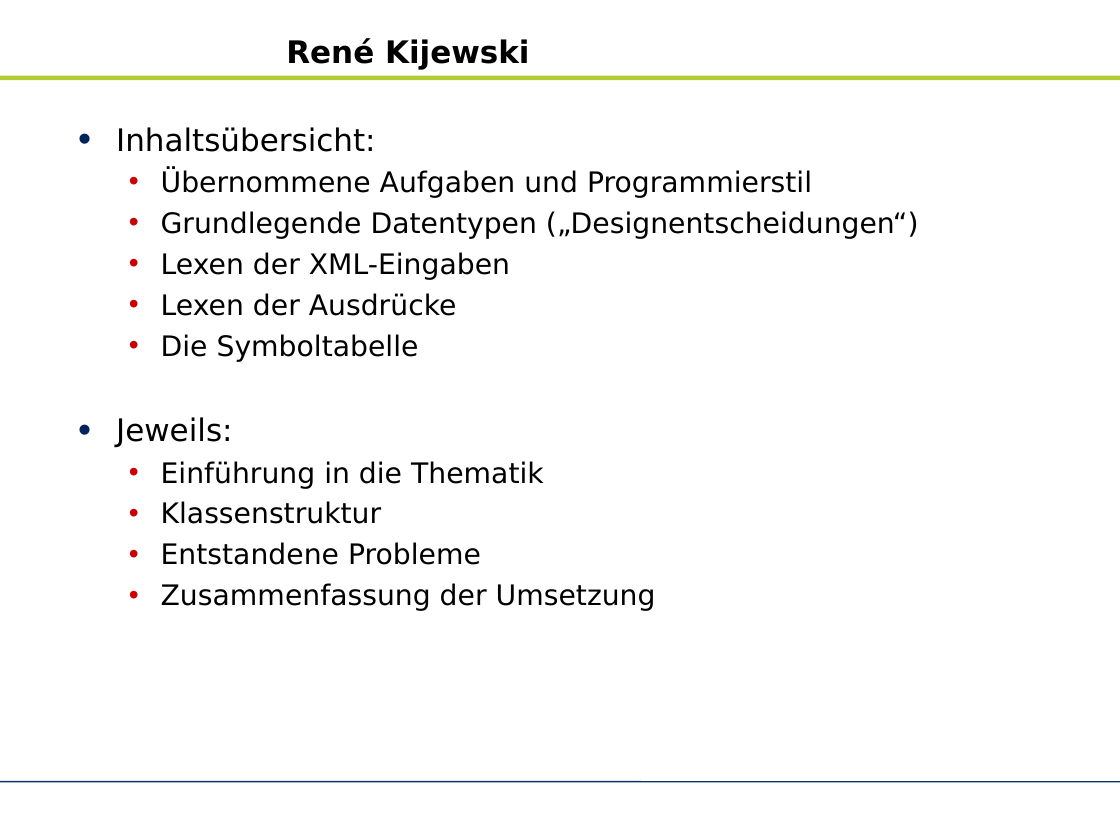
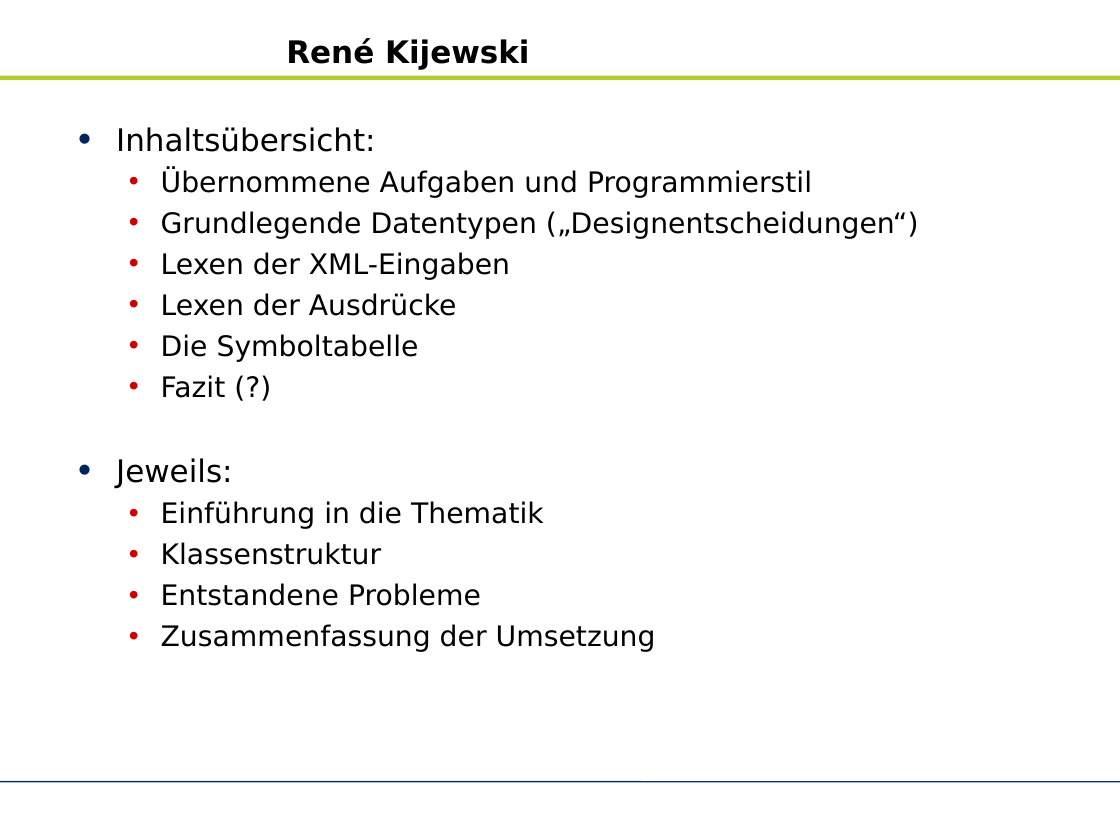
Before and after one commit to zhongxinhua/sose10-swp-uebersetzerbau, a slide deck: slide 2 of trunk/dokumentation/rk-kundenpraesentation.odp. Drawn at 1120x840 pixels with LibreOffice and Linux fonts; fonts in the diff are those of the drawing; background and template pictures are left out. Boxes give left, top, right and bottom in pixels: in the first picture for what was removed or moved away, otherwise in the second. Text is boxed around its words. In the diff, an @@ line names an element or a change of style, - is before the commit and + after.

```diff
--- a/trunk/dokumentation/rk-kundenpraesentation.odp
+++ b/trunk/dokumentation/rk-kundenpraesentation.odp
@@ text at bbox=[161, 375, 226, 398]: paragraph added @@
+  • Fazit (?)
```
Also in this commit, not shown: 6 slides added, 7 other files.
